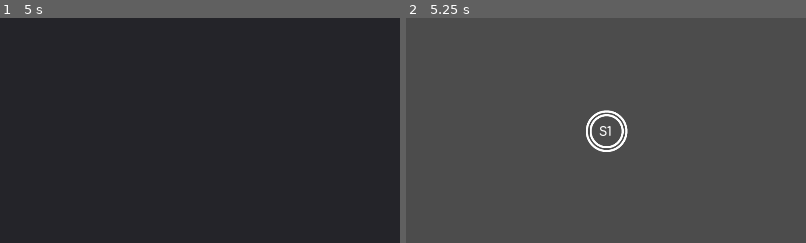
Above: before the commit, frames 1-2 (left to right).
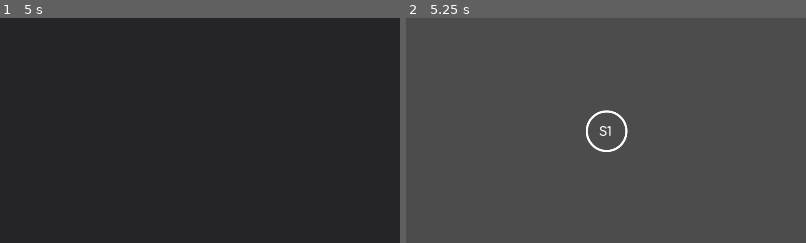
Above: after the commit, the same moments.

Repository: RedaMorsli/Automates
Game: Godot game, scene res://src/activities/MainMenu.tscn
Two runs of this game, one before a commit and one after it. Both use one fixed random seed, a clock stepped at 60 frames per second and the inputs below.
Inputs (mouse positions are % of the whole screen's width and height, from its top left):
- Up to frame 1 (5 s): click (98, 5) at 0.5 s; click (58, 4) at 1.27 s; type "12" at 1.35 s; click "Nom de l'automate'" at 2 s; click "Editer" at 2.75 s; click "Annuler" at 3.5 s; click (98, 5) at 4.25 s
- Up to frame 2 (5.25 s): click "Créer" at 5 s
The pictures show only the part of the screen within x 24-74%, y 39-89%; the shares and areas given below are measured in that part.

Frame 1 is identical in both runs. In frame 2, 0.3% of the frame differs, in the area x 46-55%, y 42-58%.

Commit message:
Fix stack overflow error

Diff:
--- a/src/activities/EditActivitye.gd
+++ b/src/activities/EditActivitye.gd
@@ -3,29 +3,15 @@
 var Etat = preload("res://src/entities/Etat.tscn")
 var Instruction = preload("res://src/entities/Instruction.tscn")
 
-
 var rejected = []
 
 func _ready():
 	pass
 
 func _process(delta):
-	var t1 = ["a", "b", "c", "d"]
-	var t2 = ["b", "a", "c"]
-	var equal = true
-	for t in t1:
-		if t in t2:
-			continue
-		else:
-			equal = false
-			break
-	for t in t2:
-		if t in t1:
-			continue
-		else:
-			equal = false
-			break
-	print(equal)
+	#print(_get_successeur($Automate/Etats/Etat))
+	#for suc in _get_successeur($Automate/Etats/Etat):
+		#print(suc.nom)
 	pass
 
 func determiniser():
@@ -149,6 +135,7 @@
 	return _is_etat_accessible(_get_etat_initial(), etat)
 
 func is_coaccessible(etat):
+	rejected.clear()
 	return _is_etat_coaccessible(etat, etat)
 
 func smiplifier():
@@ -256,7 +243,6 @@
 func _get_transitions(epsilon_clos):
 	return _get_instruction_without_mot(epsilon_clos, "€")
 
-
 func _get_epsilon_clos_trans(transition):
 	return _get_epsilon_clos(transition)
 
@@ -334,19 +320,20 @@
 func _is_etat_coaccessible(etat, etat_root):
 	if etat.final:
 		return true
-	if etat == etat_root:
-		rejected.clear()
+	#if etat == etat_root:
+		#rejected.clear()
 	rejected.append(etat)
 	for suc in _get_successeur(etat):
+		var nom = suc.nom
+		if suc in rejected:
+			continue
 		if suc.final:
 			return true
-		if suc in rejected:
-			continue
 		else:
 			rejected.append(suc)
-	for suc in _get_successeur(etat):
-		if _is_etat_coaccessible(suc, etat_root):
-			return true
+			if _is_etat_coaccessible(suc, etat_root):
+				return true
+	#for suc in _get_successeur(etat):
 	if etat == etat_root:
 		return false
 
@@ -413,7 +400,6 @@
 	for etat in $Automate/Etats.get_children():
 		if (not is_accessible(etat)) or (not is_coaccessible(etat)):
 			delete(etat)
-
 
 func _on_PopupOperations_id_pressed(id):
 	match id:
@@ -446,7 +432,6 @@
 		3:#determiniser
 			determiniser()
 
-
 func _on_PopupAutomate_id_pressed(id):
 	match id:
 		0: #reorganizer
--- a/src/activities/EditAutomate.tscn
+++ b/src/activities/EditAutomate.tscn
@@ -261,7 +261,6 @@
 [node name="Etat2" parent="Automate/Etats" instance=ExtResource( 1 )]
 position = Vector2( 939.879, 696.543 )
 nom = "S1"
-final = true
 
 [node name="Etat3" parent="Automate/Etats" instance=ExtResource( 1 )]
 position = Vector2( 1401.92, 353.478 )
